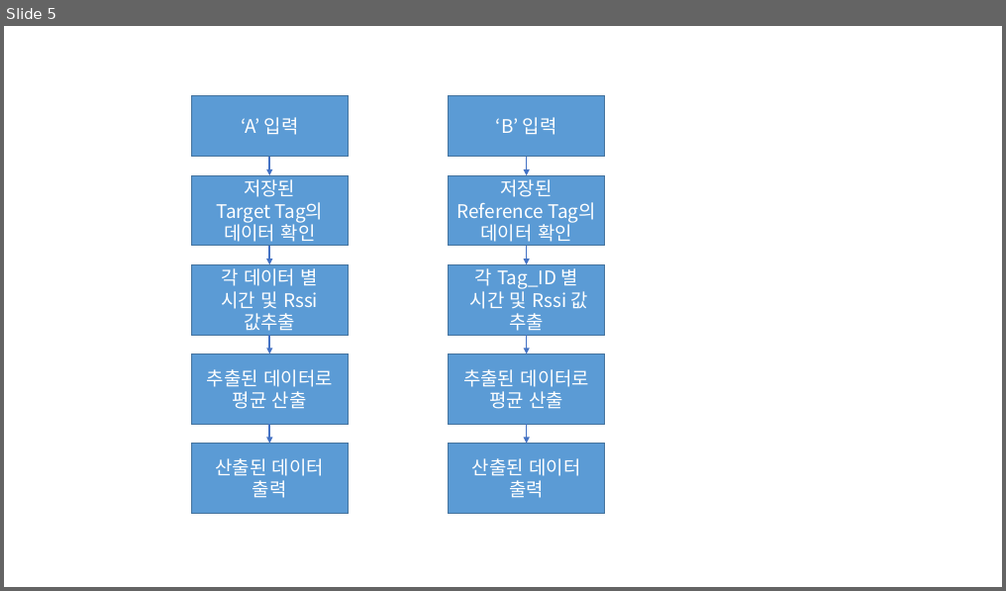
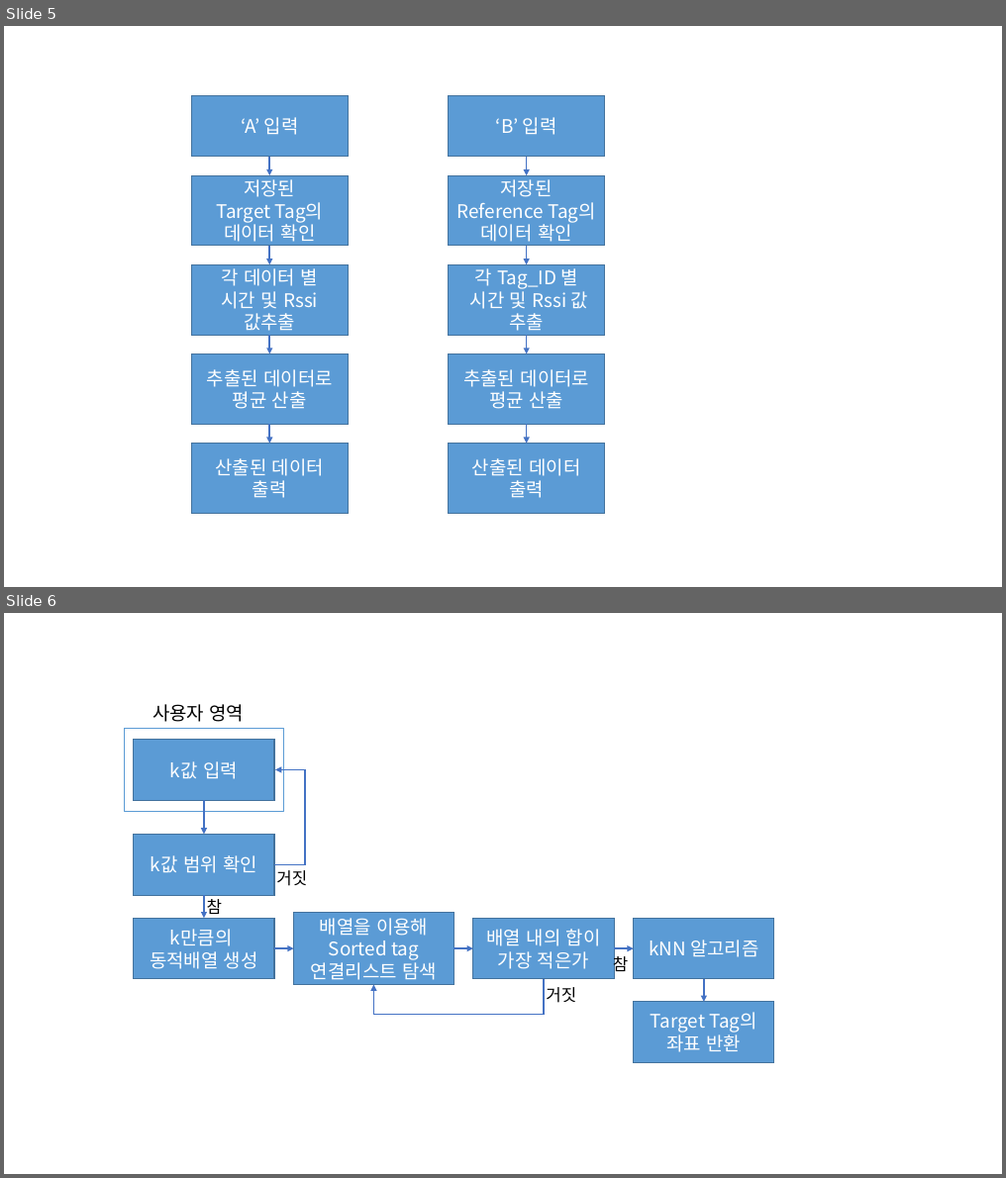
Before and after one commit to Hameling/PBL_Project, a slide deck: sourceFile/Project2/개인프로젝트2_순서도.pptx. Shown one above the other, each under a label of ours: slide 5 before the commit, slides 5 and 6 after it. The pictures are 1006x591 and 1006x1178 pixels, drawn with LibreOffice and Linux fonts; fonts in the diff are those of the drawing. Boxes give left, top, right and bottom in pixels: in the first picture for what was removed or moved away, otherwise in the second. Text is boxed around its words. In the diff, an @@ line names an element or a change of style, - is before the commit and + after.

```diff
--- a/sourceFile/Project2/개인프로젝트2_순서도.pptx
+++ b/sourceFile/Project2/개인프로젝트2_순서도.pptx
@@ slide 6 added at <box>4,613,1002,1174</box>, background #FFFFFF @@
@@ rectangle added at <box>124,728,284,811</box>, outline #5B9BD5 0.75 pt @@
@@ text added at <box>152,704,245,722</box>, 18 pt, text #000000 @@
+사용자 영역
@@ rectangle added at <box>134,740,274,801</box>, fill #5B9BD5, outline #43739E 1 pt, 18 pt, text #FFFFFF @@
+k값 입력
@@ elbow arrow added from (274, 864) to (275, 770), #4472C4 1.5 pt @@
@@ arrow added from (204, 800) to (204, 835), #4472C4 1.5 pt @@
@@ rectangle added at <box>134,835,274,896</box>, fill #5B9BD5, outline #43739E 1 pt, 18 pt, text #FFFFFF @@
+k값 범위 확인
@@ text added at <box>276,870,307,886</box>, 16 pt, text #000000 @@
+거짓
@@ arrow added from (204, 895) to (204, 919), #4472C4 1.5 pt @@
@@ text added at <box>207,899,222,919</box>, 16 pt, text #000000 @@
+참
@@ rectangle added at <box>134,919,274,980</box>, fill #5B9BD5, outline #43739E 1 pt, 18 pt, text #FFFFFF @@
+k만큼의
+동적배열 생성
@@ rectangle added at <box>294,912,453,984</box>, fill #5B9BD5, outline #43739E 1 pt, 18 pt, text #FFFFFF @@
+배열을 이용해Sorted tag
+연결리스트 탐색
@@ rectangle added at <box>473,919,614,980</box>, fill #5B9BD5, outline #43739E 1 pt, 18 pt, text #FFFFFF @@
+배열 내의 합이
+가장 적은가
@@ rectangle added at <box>634,919,774,980</box>, fill #5B9BD5, outline #43739E 1 pt, 18 pt, text #FFFFFF @@
+kNN 알고리즘
@@ arrow added from (274, 950) to (294, 950), #4472C4 1.5 pt @@
@@ arrow added from (453, 950) to (473, 950), #4472C4 1.5 pt @@
@@ text added at <box>613,954,628,975</box>, 16 pt, text #000000 @@
+참
@@ arrow added from (614, 950) to (634, 950), #4472C4 1.5 pt @@
@@ elbow arrow added from (544, 979) to (374, 985), #4472C4 1.5 pt @@
@@ text added at <box>546,987,576,1003</box>, 16 pt, text #000000 @@
+거짓
@@ arrow added from (704, 979) to (704, 1002), #4472C4 1.5 pt @@
@@ rectangle added at <box>634,1002,774,1063</box>, fill #5B9BD5, outline #43739E 1 pt, 18 pt, text #FFFFFF @@
+Target Tag의
+좌표 반환
```
Also in this commit, not shown: 4 other files.
